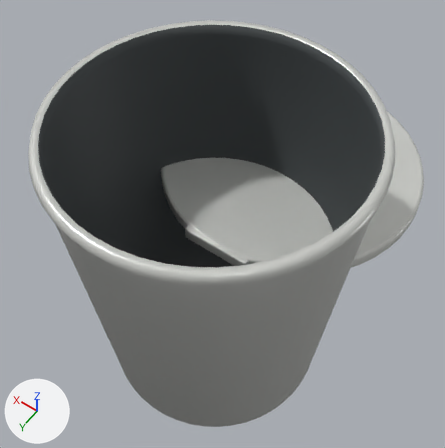
An edit to the Blender file sharkys-room/blender-assets/trashcan_v06b.blend, drawn before and after from the same camera.
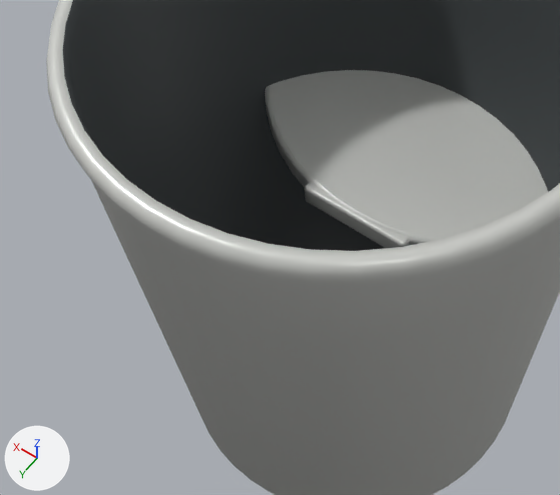
Old and new are each drawn whole from a 50 mm camera at (-0.286, 0.382, 0.667) aimed at (0.019, -0.045, -0.004) and again close up on the part from 0% to 77% of the width and 26% to 93% of the height. Lighting does not change. The marker at lower left points along +X, +Y and +Z. The last two pictures show the newer version.

The first close-up shows 'VIS_TrashCanHollowShell', 'VIS_TrashCanLidShell'.
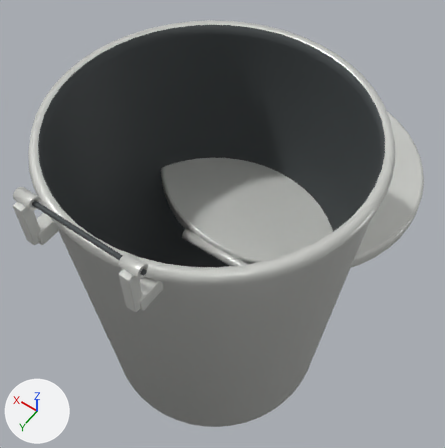
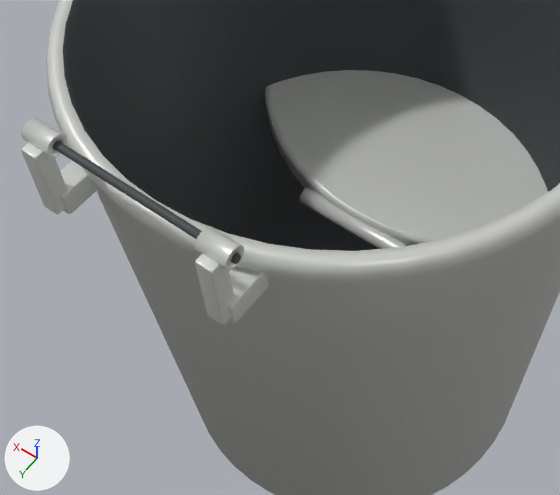
Changed parts and their boxes (x1, y1, x2, y2) in the close-ups (560 x 495 px):
'VIS_TrashCanLidShell', reshaped: before (265, 70, 548, 248); after (265, 70, 548, 246)
'VIS_TrashCanFixedHinge', added: after (21, 118, 269, 325)
    faces in mat_mat_v06b_trashcan_warmenamel (light grey #d3d4d0): (21, 118, 269, 325)
    faces in mat_mat_v06b_trashcan_innerliner (dark grey #424849): (53, 141, 241, 264)
'VIS_TrashCanMovingKnuckle', added: after (299, 188, 408, 249)
part 1 of me_cylinder, reshaped (mostly hidden afterwards): before (304, 182, 410, 248); after (309, 184, 409, 246)

Patch to the scene script:
```diff
--- a/sharkys-room/blender-assets/trashcan_v06b.blend.py
+++ b/sharkys-room/blender-assets/trashcan_v06b.blend.py
@@ me_cylinder @@
 # used by ob_vis_trashcanlidshell; parent = ob_vis_trashcanlid; location = (0.0, 0.0, 0.0)
-me_cylinder.from_pydata(...)  # 384 vertices, 340 faces; spans x -0.192..0.192, y -0.385..0.0, z -0.011..0.011
+me_cylinder.from_pydata(...)  # 320 vertices, 258 faces; spans x -0.192..0.192, y -0.385..-0.001, z -0.011..0.011
+# me_cylinder part 1
+# 96 vertices are removed from x -0.05..0.05, y -0.014..0.0, z -0.01..0.01
+# 102 faces are deleted
+# 32 vertices are added at x -0.029..0.029, y -0.003..-0.001, z -0.003..0.003
+# 20 new faces join them
 me_cylinder.materials.append(mat_mat_v06b_trashcan_warmenamel)
@@ me_vis_trashcanmovingbarrel_geometry @@
+me_vis_trashcanmovingbarrel_geometry.from_pydata(...)  # 144 vertices, 122 faces; spans x -0.049..0.049, y -0.027..0.007, z -0.007..0.007
+me_vis_trashcanmovingbarrel_geometry.materials.append(mat_mat_v06b_trashcan_warmenamel)  # light grey #d3d4d0
@@ me_vis_trashcanfixedhinge_geometry @@
+me_vis_trashcanfixedhinge_geometry.from_pydata(...)  # 432 vertices, 378 faces; spans x -0.074..0.074, y 0.17..0.206, z 0.191..0.256
+# faces by material slot: [296, 82]
+me_vis_trashcanfixedhinge_geometry.materials.append(mat_mat_v06b_trashcan_warmenamel)  # light grey #d3d4d0
+me_vis_trashcanfixedhinge_geometry.materials.append(mat_mat_v06b_trashcan_innerliner)  # dark grey #424849
@@ ob_vis_trashcanmovingknuckle @@
+ob_vis_trashcanmovingknuckle = bpy.data.objects.new('VIS_TrashCanMovingKnuckle', me_vis_trashcanmovingbarrel_geometry)
+ob_vis_trashcanmovingknuckle.parent = ob_vis_trashcanlid
+ob_vis_trashcanmovingknuckle.location = (0.0, 0.0, 0.0)
@@ ob_vis_trashcanfixedhinge @@
+ob_vis_trashcanfixedhinge = bpy.data.objects.new('VIS_TrashCanFixedHinge', me_vis_trashcanfixedhinge_geometry)
+ob_vis_trashcanfixedhinge.parent = ob_vis_trashcanbody
+ob_vis_trashcanfixedhinge.location = (0.0, 0.0, 0.0)
```
